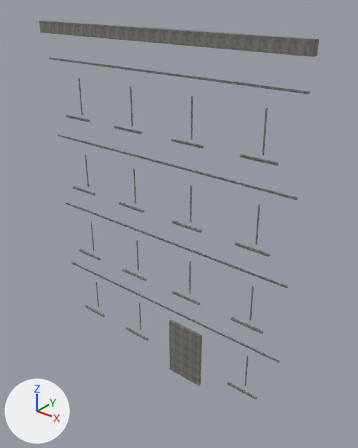
Two versions of the OBJ model resources/blender/zombie_street/Street_BlockL2_Trim.obj, one commit apart.
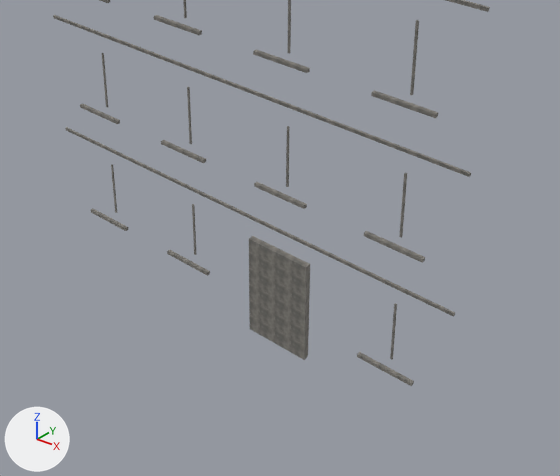
Each version is shown whole from a 50 mm camera at (11.46, -13.05, 14.81) aimed at (0.65, 0.45, 6.44), then close up on the part from 10% to 94% of the width and 43% to 100% of the height. Arrows for +X, +Y and +Z are at lower left; the lights stay in place. The older version's two pictures come first. Where no turn or scale is listed for an object, it has been applied to the vertices.

The older version as bpy lines, for what is in view:
```python
me_street_blockl2_trim = bpy.data.meshes.new('Street_BlockL2_Trim')
me_street_blockl2_trim.from_pydata(...)  # 288 vertices, 432 faces; spans x -5.7..5.7, y -0.26..0.23, z -0.44..13.5
me_street_blockl2_trim.materials.append(mat_trimstone)  # picture img_trimstone_png
ob_street_blockl2_trim = bpy.data.objects.new('Street_BlockL2_Trim', me_street_blockl2_trim)
ob_street_blockl2_trim.location = (0.0, 0.0, 0.0)
```
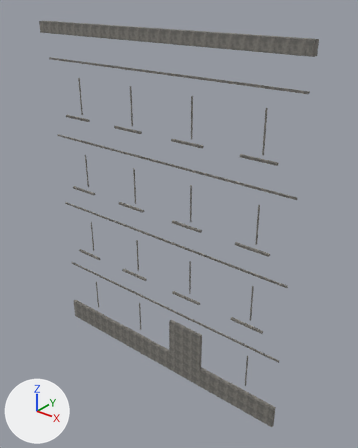
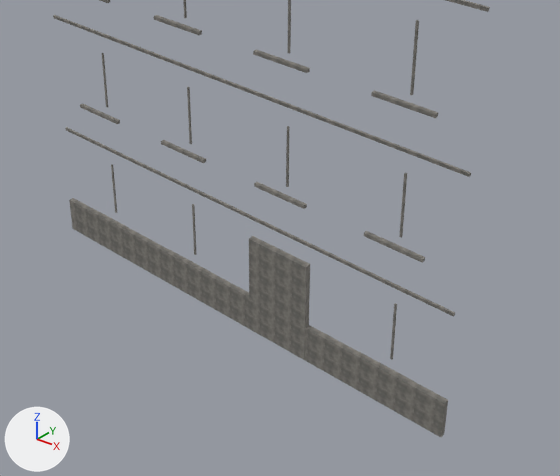
Boxes (x1, y1, x2, y2) around the edits, measured in the close-ups (560 x 476 px):
'Street_BlockL2_Trim', reshaped
    before: (53, 0, 490, 386)
    after: (53, 0, 490, 437)
part 1 of me_street_blockl2_trim, added
    after: (69, 198, 448, 437)

What changed in the scene script:
```text
Change me_street_blockl2_trim:
    used by ob_street_blockl2_trim; location = (0.0, 0.0, 0.0)
    remove me_street_blockl2_trim.from_pydata(...)  # 288 vertices, 432 faces; spans x -5.7..5.7, y -0.26..0.23, z -0.44..13.5
    add me_street_blockl2_trim.from_pydata(...)  # 296 vertices, 444 faces; spans x -5.7..5.7, y -0.26..0.23, z -0.46..13.5
    me_street_blockl2_trim part 1: a new loose piece, a box spanning x -5.66..5.66, y -0.13..0.0, z -0.46..0.48, in mat_trimstone (picture img_trimstone_png)
```
